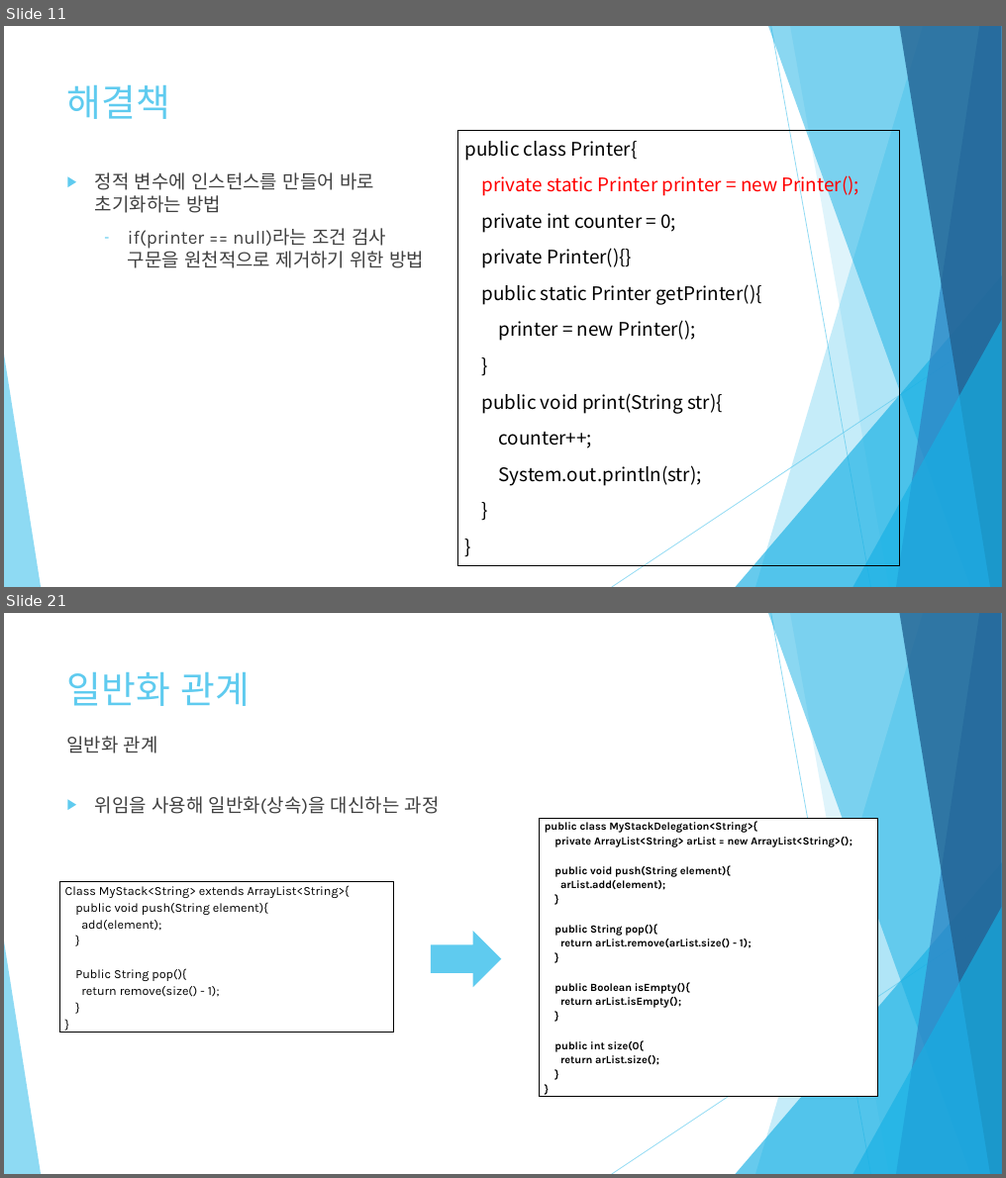
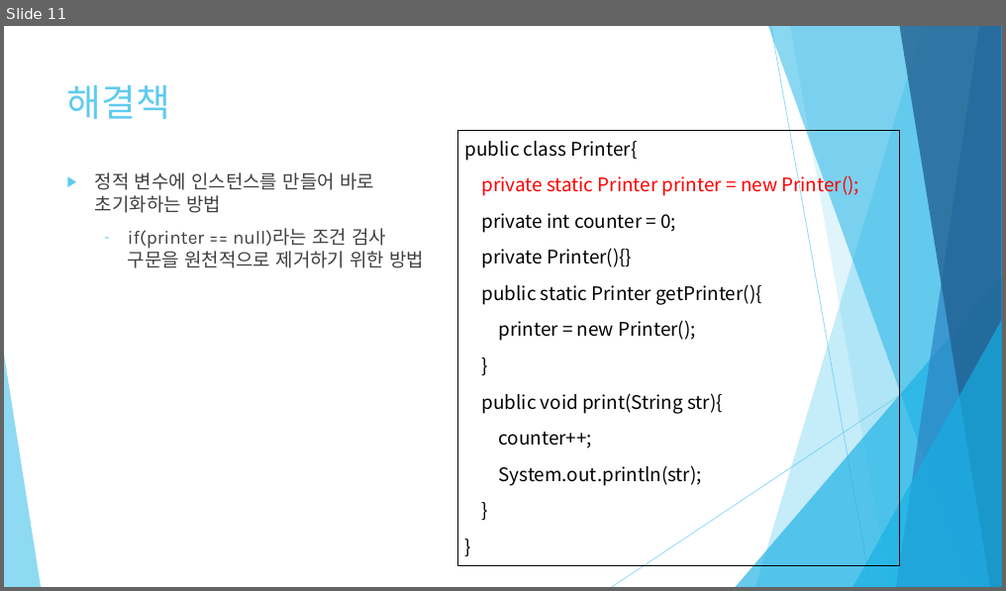
Before and after one commit to y3s-study/design-pattern, a slide deck: Chap6/JAVA 객체 지향 디자인 패턴 6장.pptx. Shown one above the other, each under a label of ours: slides 11 and 21 before the commit, slide 11 after it; the slides between them are not shown. The pictures are 1006x1178 and 1006x591 pixels, drawn with LibreOffice and Linux fonts; fonts in the diff are those of the drawing. Boxes give left, top, right and bottom in pixels: in the first picture for what was removed or moved away, otherwise in the second. Text is boxed around its words. In the diff, an @@ line names an element or a change of style, - is before the commit and + after.

```diff
--- a/Chap6/JAVA 객체 지향 디자인 패턴 6장.pptx
+++ b/Chap6/JAVA 객체 지향 디자인 패턴 6장.pptx
@@ slide 21 removed at box(4, 613, 1002, 1174), background #FFFFFF; not listed: 10 template elements that a slide beside it also shows @@
@@ title removed at box(67, 672, 250, 706) @@
-일반화 관계
@@ text removed at box(67, 736, 158, 754) @@
-일반화 관계
@@ text removed at box(95, 796, 440, 814) @@
-▶ 위임을 사용해 일반화(상속)을 대신하는 과정
@@ table removed at box(539, 819, 877, 1105), 1 rows, 1 columns @@
-public class MyStackDelegation<String>{ / private ArrayList<String> arList = new ArrayList<String>(); / public void push(String element){ / arList.add(element); / } / public String pop(){ / return arList.remove(arList.size() - 1); / } / public Boolean isEmpty(){ / return arList.isEmpty(); / } / public int size(0{ / return arList.size(); / } / }
@@ table removed at box(59, 881, 393, 1037), 1 rows, 1 columns @@
-Class MyStack<String> extends ArrayList<String>{ / public void push(String element){ / add(element); / } / Public String pop(){ / return remove(size() - 1); / } / }
@@ right arrow removed at box(431, 931, 501, 988) @@
```
Also in this commit, not shown: 2 slides changed, 5 slides added, 16 other slides removed.
